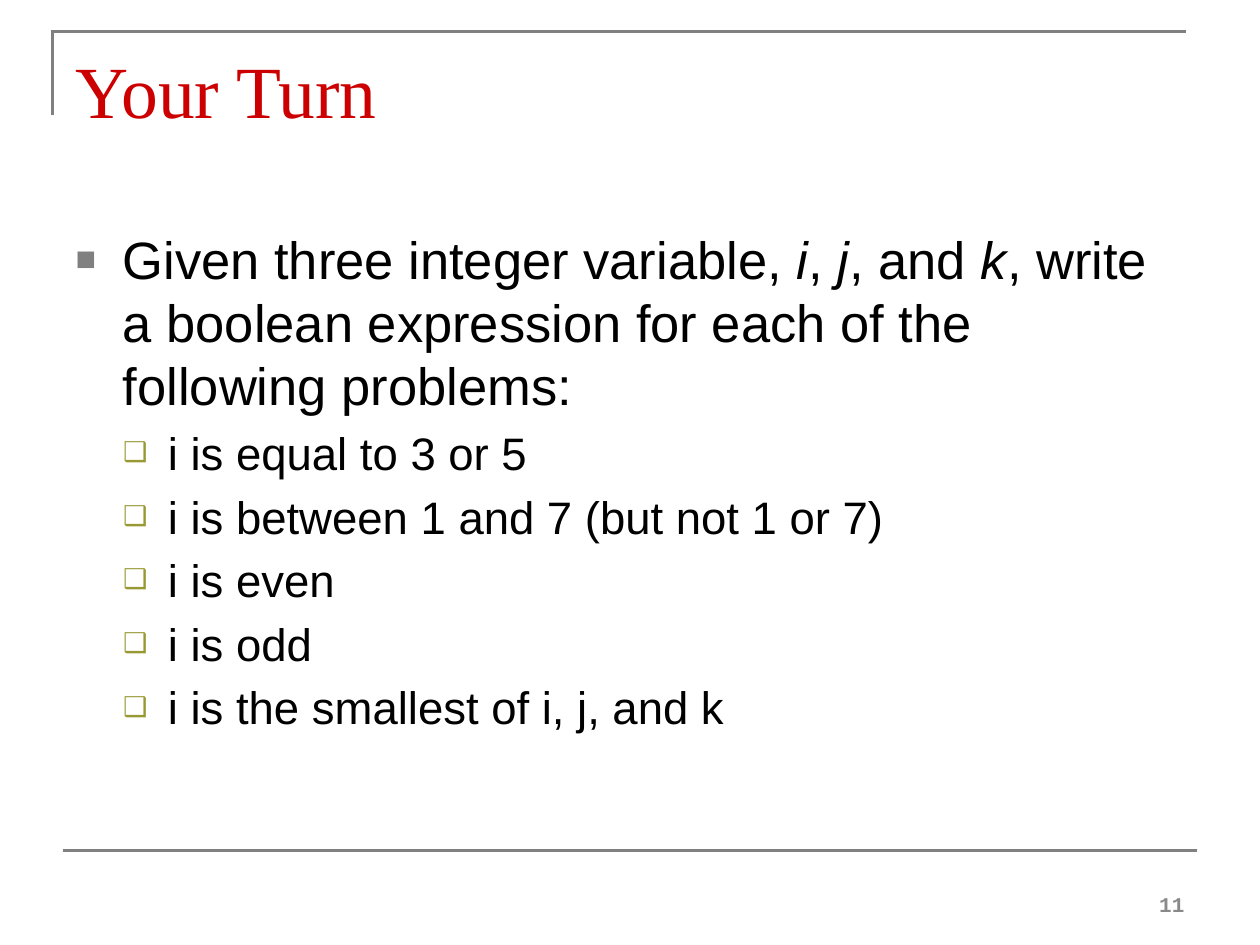
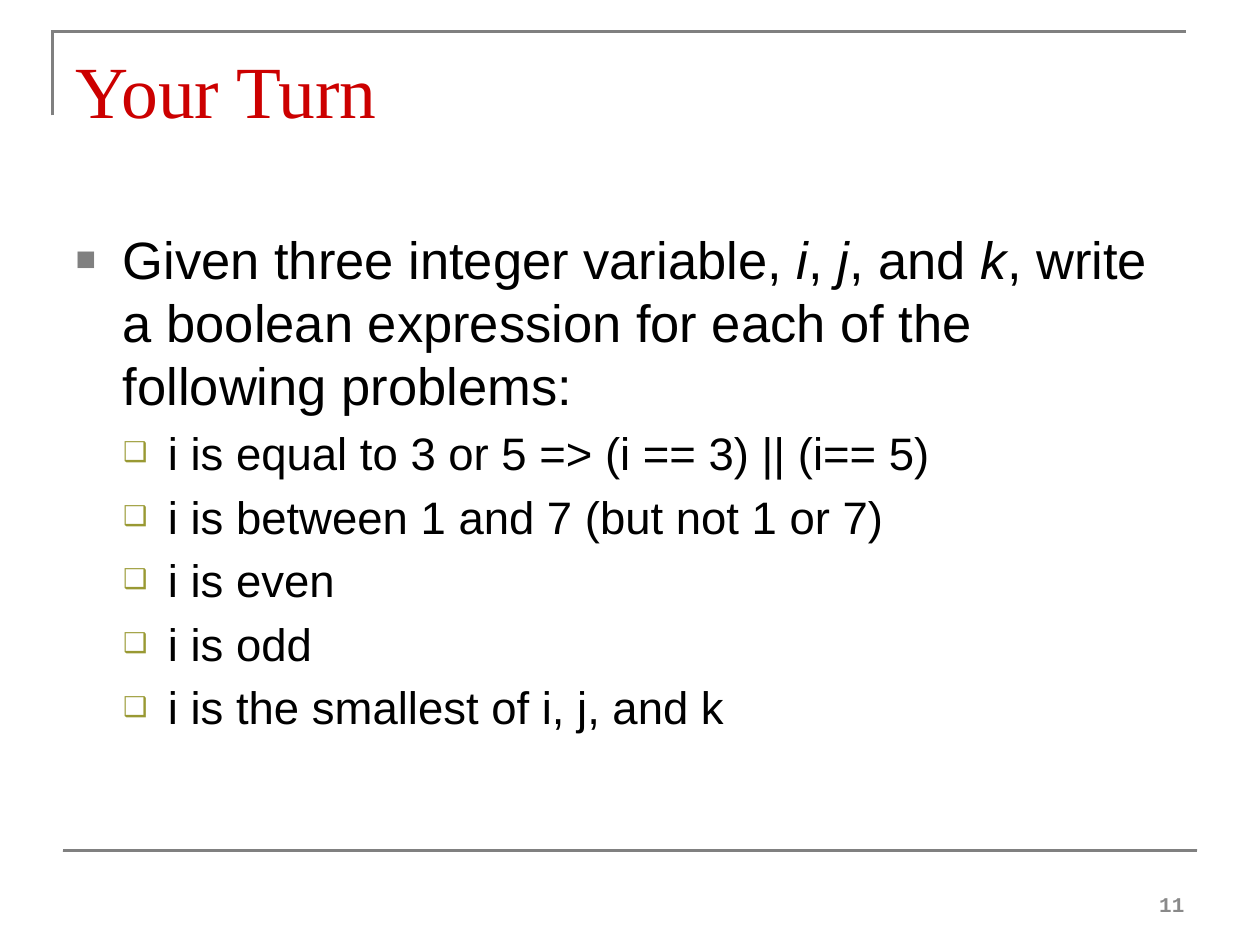
Before and after one commit to prashantserai/prashantserai.github.io, a slide deck: slide 11 of files/03Branching.pptx. Drawn at 1260x945 pixels with LibreOffice and Linux fonts; fonts in the diff are those of the drawing. Boxes give left, top, right and bottom in pixels: in the first picture for what was removed or moved away, otherwise in the second. Text is boxed around its words. In the diff, an @@ line names an element or a change of style, - is before the commit and + after.

Commit message:
add and update a few powerpoint files

```diff
--- a/files/03Branching.pptx
+++ b/files/03Branching.pptx
@@ text at box(168, 437, 929, 479): text changed @@
-  ❑ i is equal to 3 or 5
+  ❑ i is equal to 3 or 5 => (i == 3) || (i== 5)
```
Also in this commit, not shown: 1 slide added, 3 other files.
